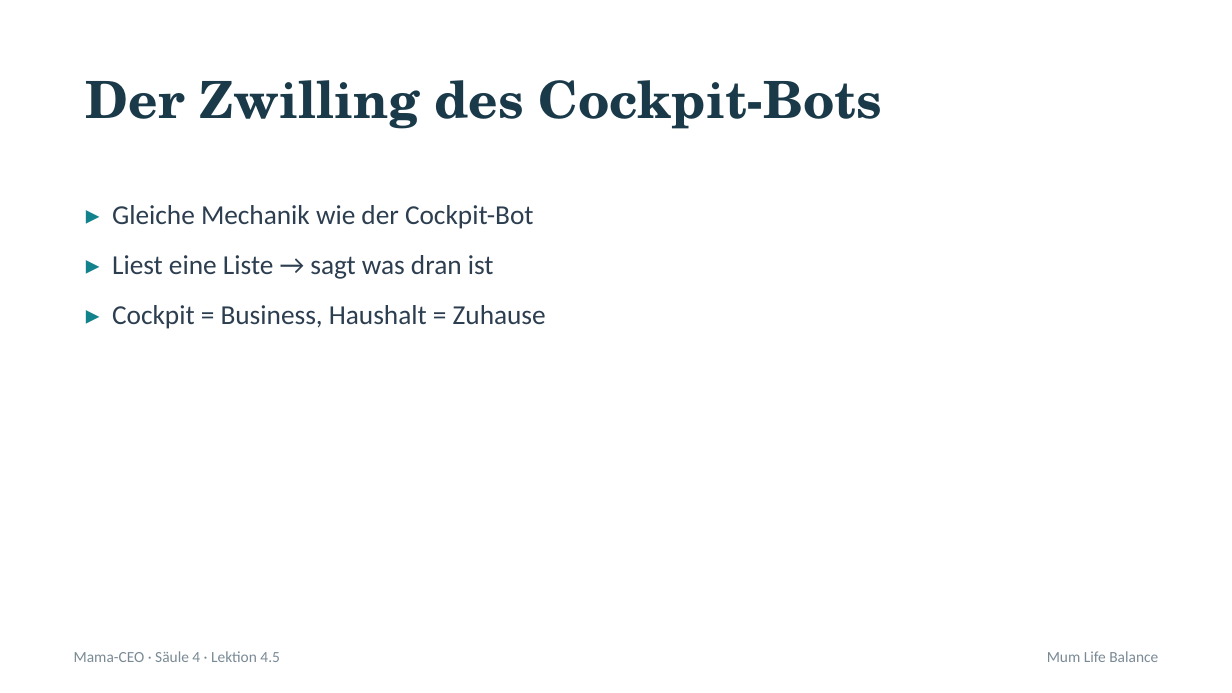
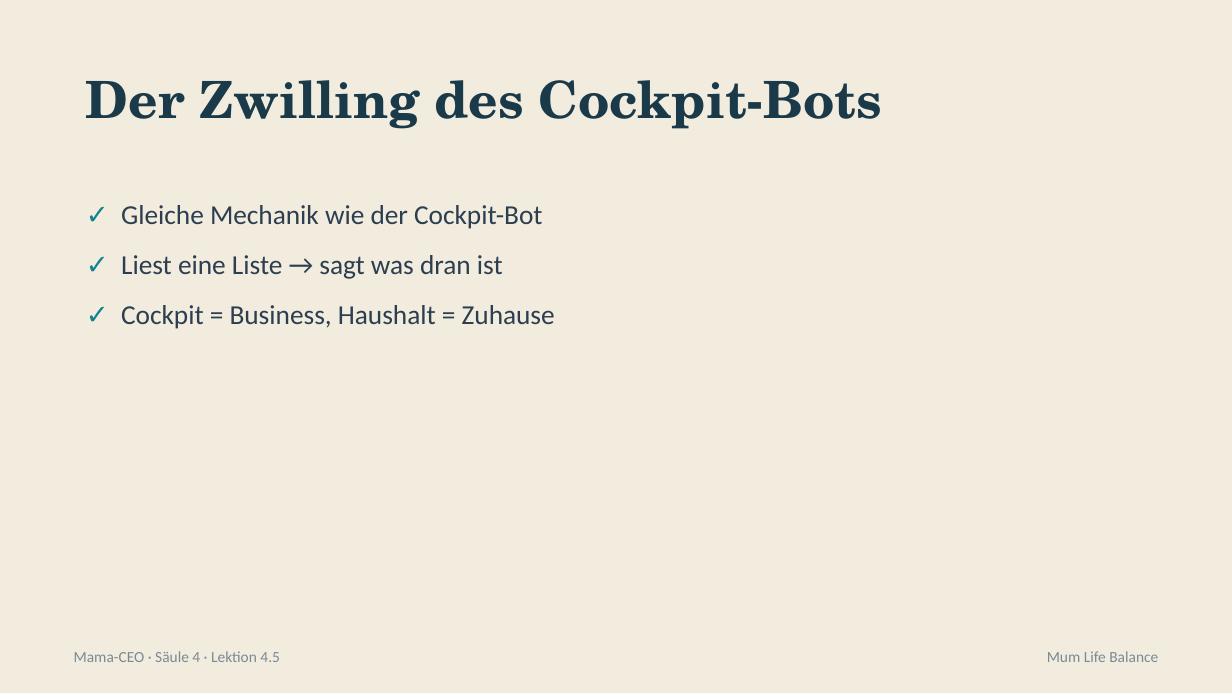
Before and after one commit to pnulmann-hue/mumlifebalance-workspace, a slide deck: slide 3 of outputs/produkte/mama-ceo/03-praesentationen/saeule-4/05-lektion-4-5.pptx. Drawn at 1232x693 pixels with LibreOffice and Linux fonts; fonts in the diff are those of the drawing. Boxes give left, top, right and bottom in pixels: in the first picture for what was removed or moved away, otherwise in the second. Text is boxed around its words. In the diff, an @@ line names an element or a change of style, - is before the commit and + after.

```diff
--- a/outputs/produkte/mama-ceo/03-praesentationen/saeule-4/05-lektion-4-5.pptx
+++ b/outputs/produkte/mama-ceo/03-praesentationen/saeule-4/05-lektion-4-5.pptx
@@ background #FFFFFF to #F1ECDD @@
@@ text at [121,205,555,329]: text changed @@
-▸ Gleiche Mechanik wie der Cockpit-Bot
-▸ Liest eine Liste → sagt was dran ist
-▸ Cockpit = Business, Haushalt = Zuhause
+✓ Gleiche Mechanik wie der Cockpit-Bot
+✓ Liest eine Liste → sagt was dran ist
+✓ Cockpit = Business, Haushalt = Zuhause
```
Also in this commit, not shown: 13 other slides changed, 13 other files.
